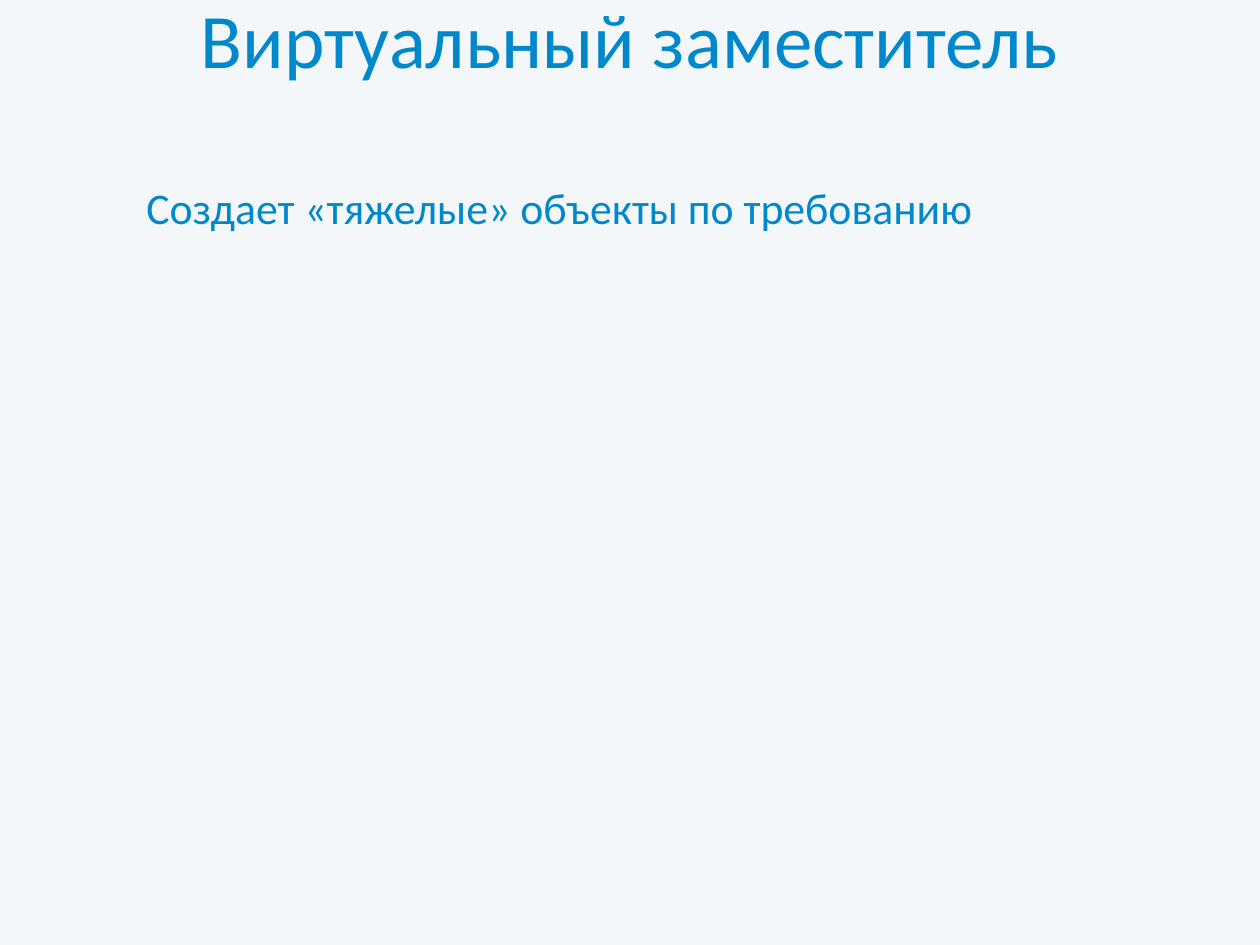
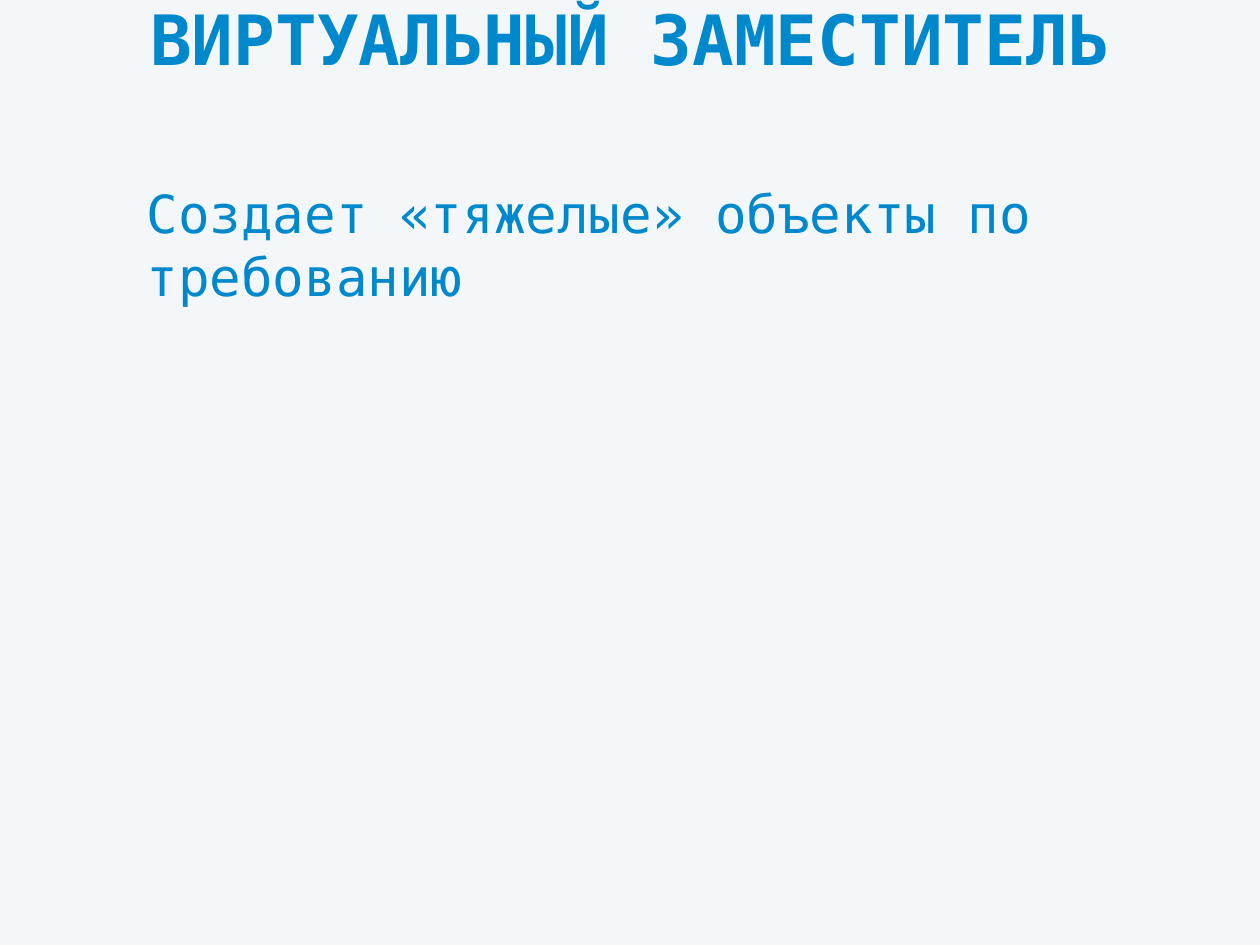
Before and after one commit to dipiash/proxy_pattern, a slide deck: slide 7 of Presentation.pptx (slide 5 before the commit). Drawn at 1260x945 pixels with LibreOffice and Linux fonts; fonts in the diff are those of the drawing. Boxes give left, top, right and bottom in pixels: in the first picture for what was removed or moved away, otherwise in the second. Text is boxed around its words. In the diff, an @@ line names an element or a change of style, - is before the commit and + after.

```diff
--- a/Presentation.pptx
+++ b/Presentation.pptx
@@ title at bbox=[150, 9, 1110, 66]: text changed; size 44 to 39.6 pt; font Calibri to DejaVu Sans Mono; bold on @@
-Виртуальный заместитель
+ВИРТУАЛЬНЫЙ ЗАМЕСТИТЕЛЬ
@@ subtitle "Создает «тяжелые» объекты по требованию" at bbox=[146, 192, 1031, 307]: size 25 to 30 pt, font Calibri to DejaVu Sans Mono; more space between paragraphs @@
```
Also in this commit, not shown: 7 other slides changed, 3 slides added.
